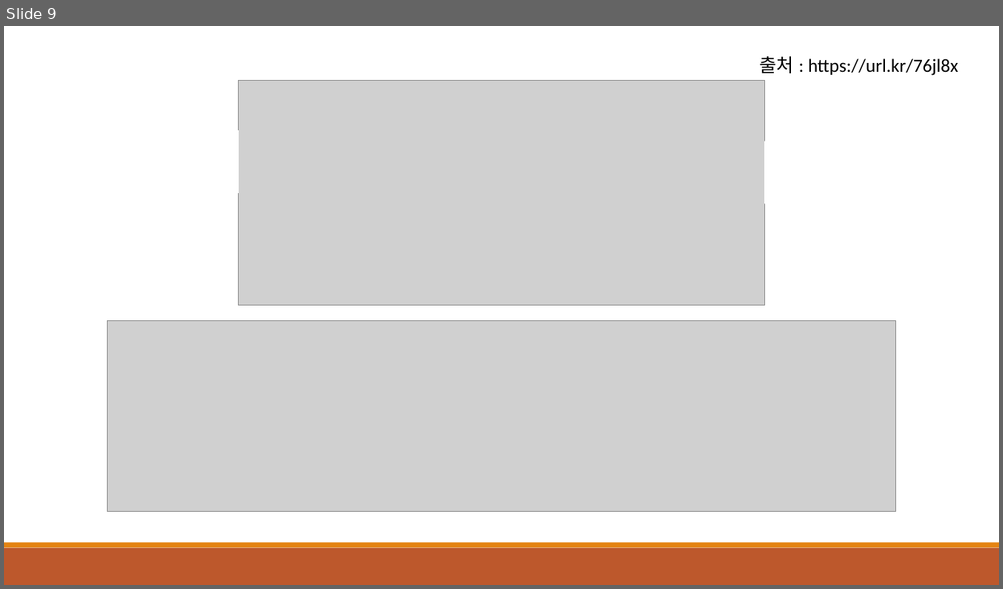
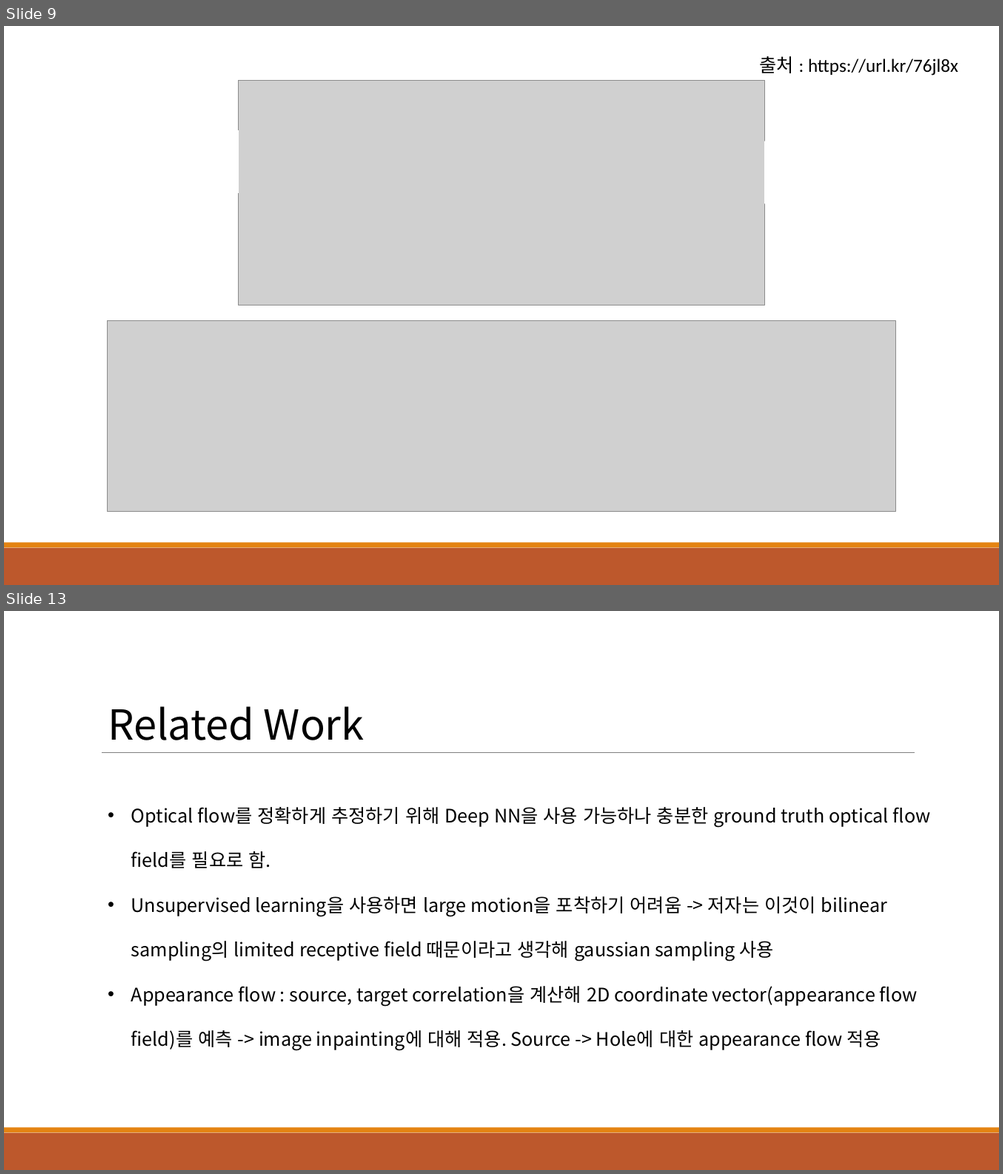
Before and after one commit to HolywaterPark/CVmodel, a slide deck: CVmodel.pptx. Shown one above the other, each under a label of ours: slide 9 before the commit, slides 9 and 13 after it; the slides between them are not shown. The pictures are 1003x589 and 1003x1174 pixels, drawn with LibreOffice and Linux fonts; fonts in the diff are those of the drawing; grey boxes stand for pictures. Boxes give left, top, right and bottom in pixels: in the first picture for what was removed or moved away, otherwise in the second. Text is boxed around its words. In the diff, an @@ line names an element or a change of style, - is before the commit and + after.

Commit message:
docs: Add explanation of StructureFlow

```diff
--- a/CVmodel.pptx
+++ b/CVmodel.pptx
@@ slide 13 added at bbox=[4, 611, 999, 1170], background #FFFFFF; not listed: 3 template elements that a slide beside it also shows @@
@@ text added at bbox=[108, 706, 930, 1051], 18 pt, text #000000 @@
+Related Work
+• Optical flow를 정확하게 추정하기 위해 Deep NN을 사용 가능하나 충분한 ground truth optical flow field를 필요로 함.
+• Unsupervised learning을 사용하면 large motion을 포착하기 어려움 -> 저자는 이것이 bilinear sampling의 limited receptive field 때문이라고 생각해 gaussian sampling 사용
+• Appearance flow : source, target correlation을 계산해 2D coordinate vector(appearance flow field)를 예측 -> image inpainting에 대해 적용. Source -> Hole에 대한 appearance flow 적용
```
Also in this commit, not shown: 6 other slides added, 1 other file.
